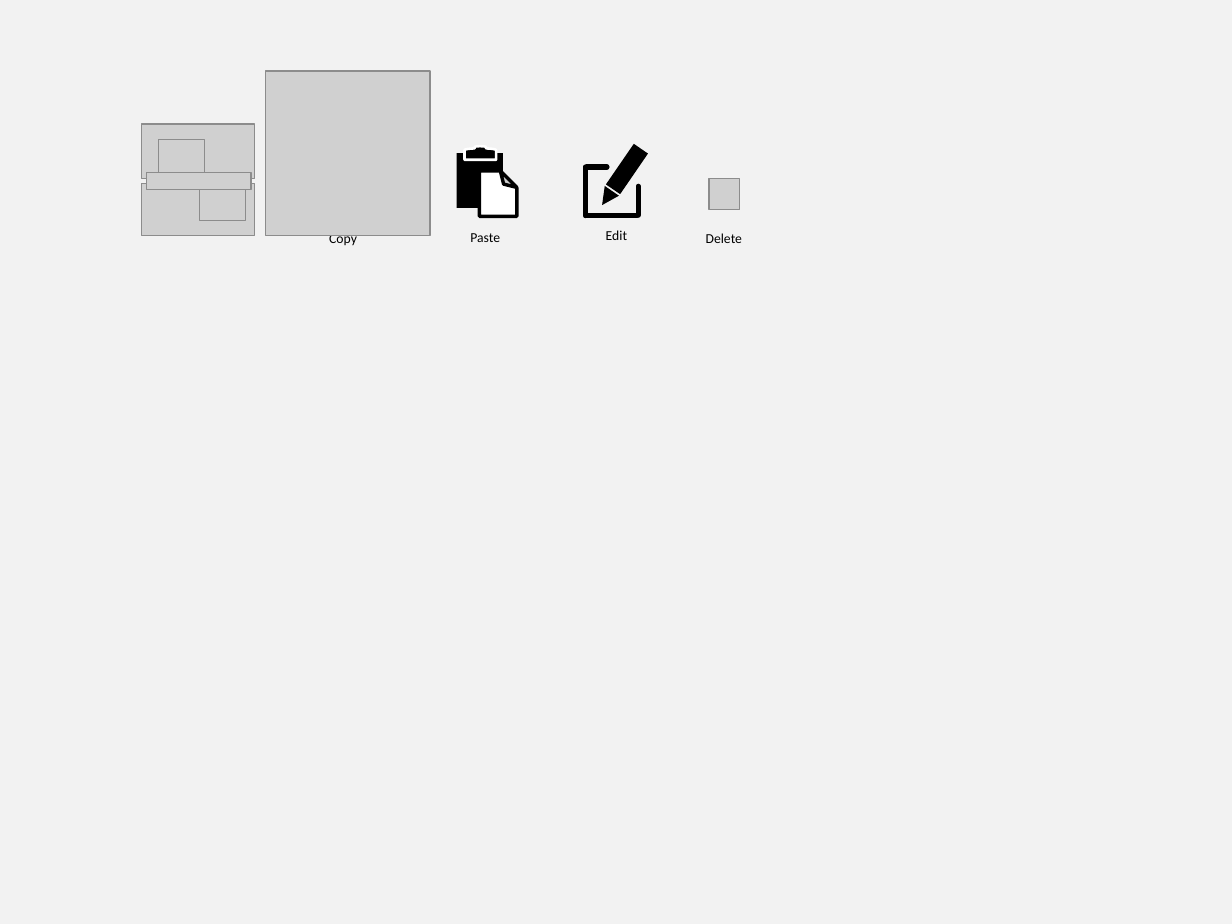
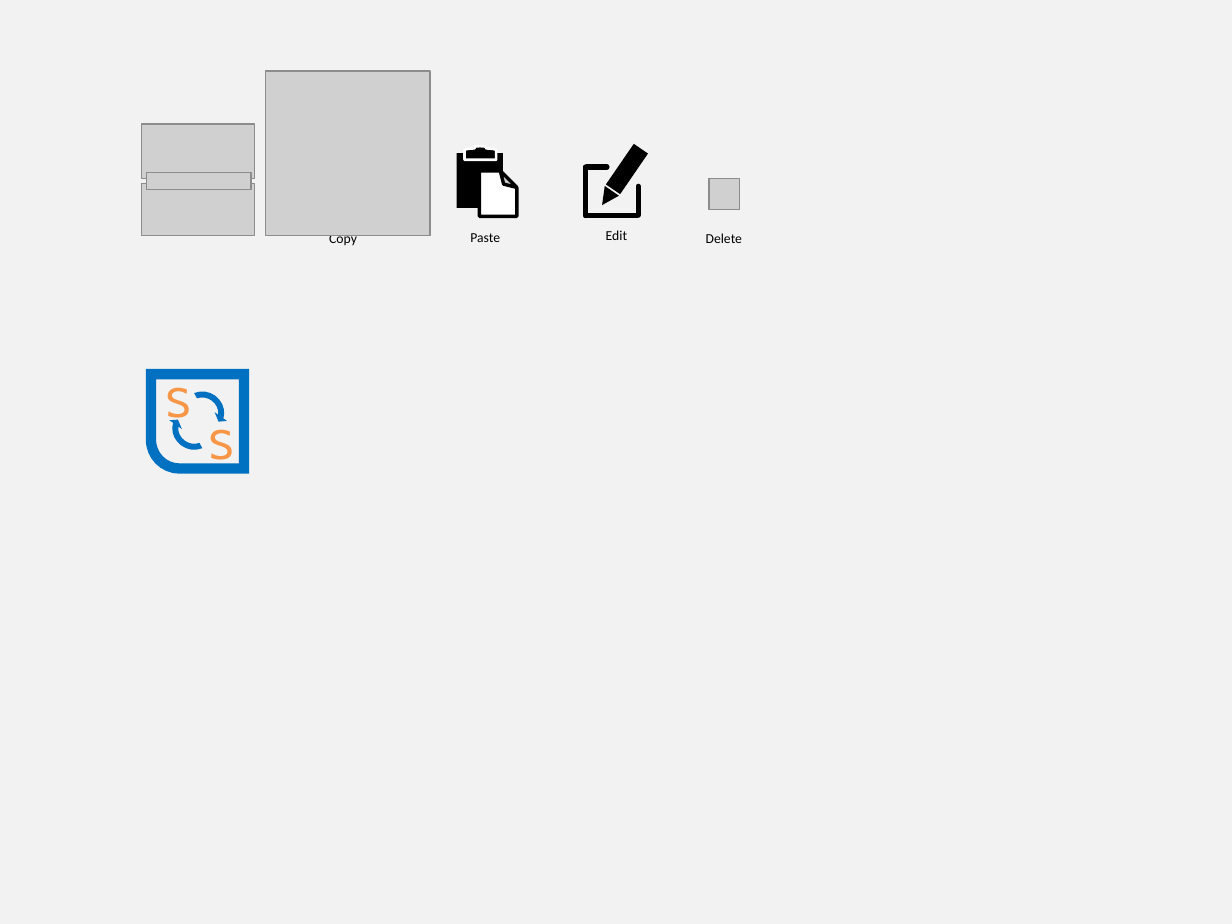
Before and after one commit to PowerPointLabs/PowerPointLabs, a slide deck: slide 1 of doc/Icons-SyncLab.pptx. Drawn at 1232x924 pixels with LibreOffice and Linux fonts; fonts in the diff are those of the drawing; grey boxes stand for pictures. Boxes give left, top, right and bottom in pixels: in the first picture for what was removed or moved away, otherwise in the second. Text is boxed around its words. In the diff, an @@ line names an element or a change of style, - is before the commit and + after.

```diff
--- a/doc/Icons-SyncLab.pptx
+++ b/doc/Icons-SyncLab.pptx
@@ picture removed at (159, 139, 205, 181) @@
@@ picture removed at (200, 179, 245, 221) @@
@@ freeform shape added at (151, 374, 245, 469), outline #0070C0 6 pt @@
@@ text added at (167, 387, 191, 427), 24 pt, text #F79646 @@
+S
@@ circular arrow added at (169, 378, 238, 446), fill #0070C0 @@
@@ circular arrow added at (158, 396, 227, 465), fill #0070C0 @@
@@ text added at (210, 429, 234, 469), 24 pt, text #F79646 @@
+S
```
Also in this commit, not shown: 26 other files.
